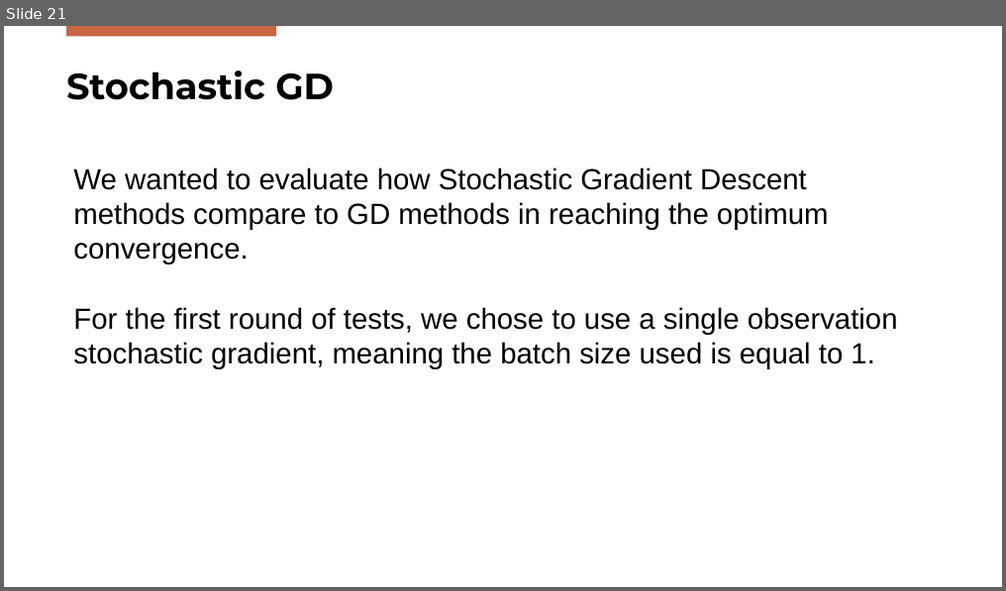
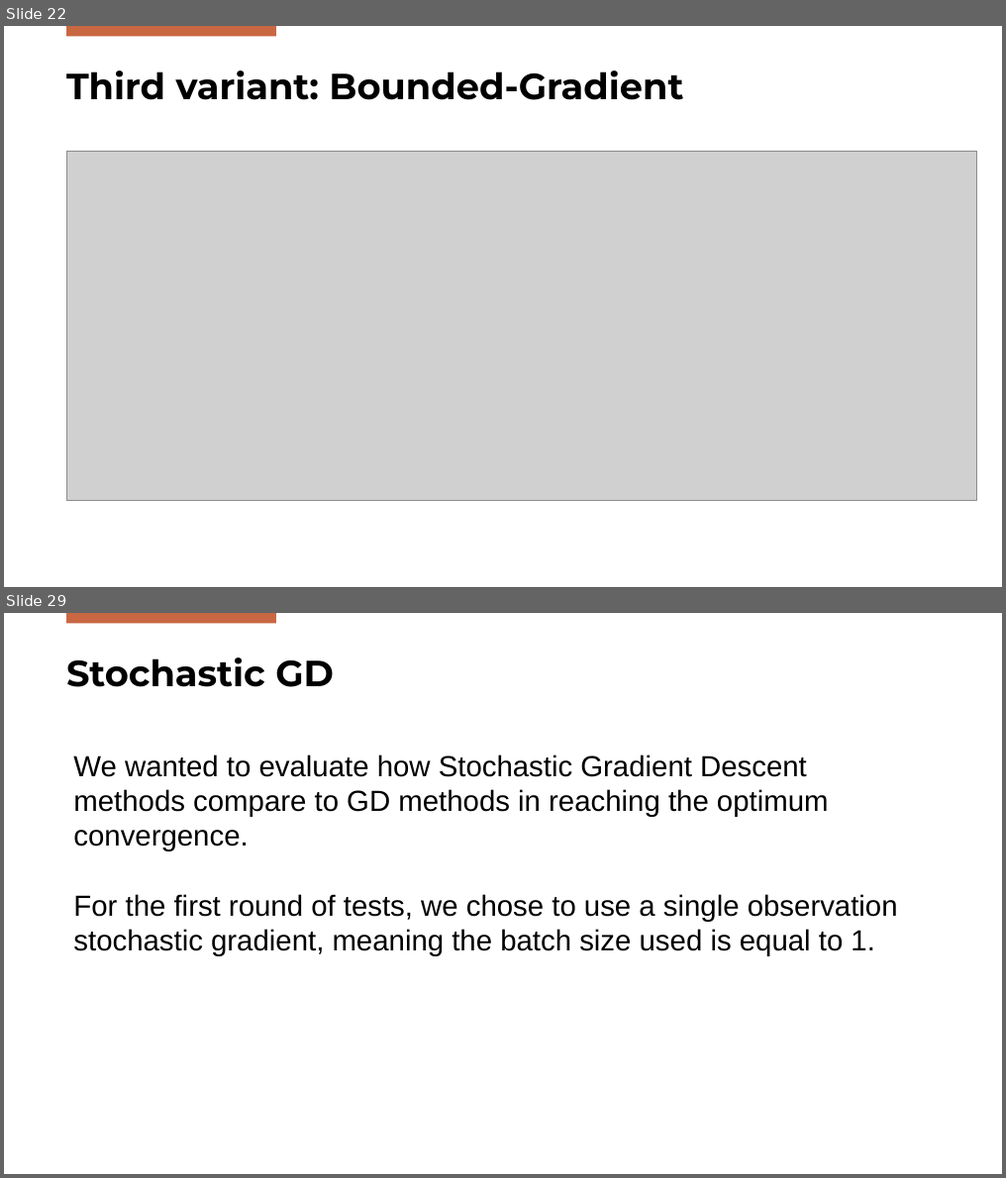
Before and after one commit to FilippoBolis/OptimizationProject_2025, a slide deck: Ppt/Optimization.pptx. Shown one above the other, each under a label of ours: slide 21 before the commit, slides 22 and 29 after it; the slides between them are not shown. The pictures are 1006x591 and 1006x1178 pixels, drawn with LibreOffice and Linux fonts; fonts in the diff are those of the drawing; grey boxes stand for pictures; background and template pictures are left out. Boxes give left, top, right and bottom in pixels: in the first picture for what was removed or moved away, otherwise in the second. Text is boxed around its words. In the diff, an @@ line names an element or a change of style, - is before the commit and + after.

```diff
--- a/Ppt/Optimization.pptx
+++ b/Ppt/Optimization.pptx
@@ slide 22 added at (4, 26, 1002, 587), background #FFFFFF; not listed: 1 template element that a slide beside it also shows @@
@@ text added at (66, 71, 683, 100), 35 pt, text #000000, bold @@
+Third variant: Bounded‑Gradient
@@ picture added at (66, 151, 977, 500) @@
@@ what was slide 21 is now slide 29 @@
```
Also in this commit, not shown: 13 other slides added, 1 slide removed, 1 other file.
